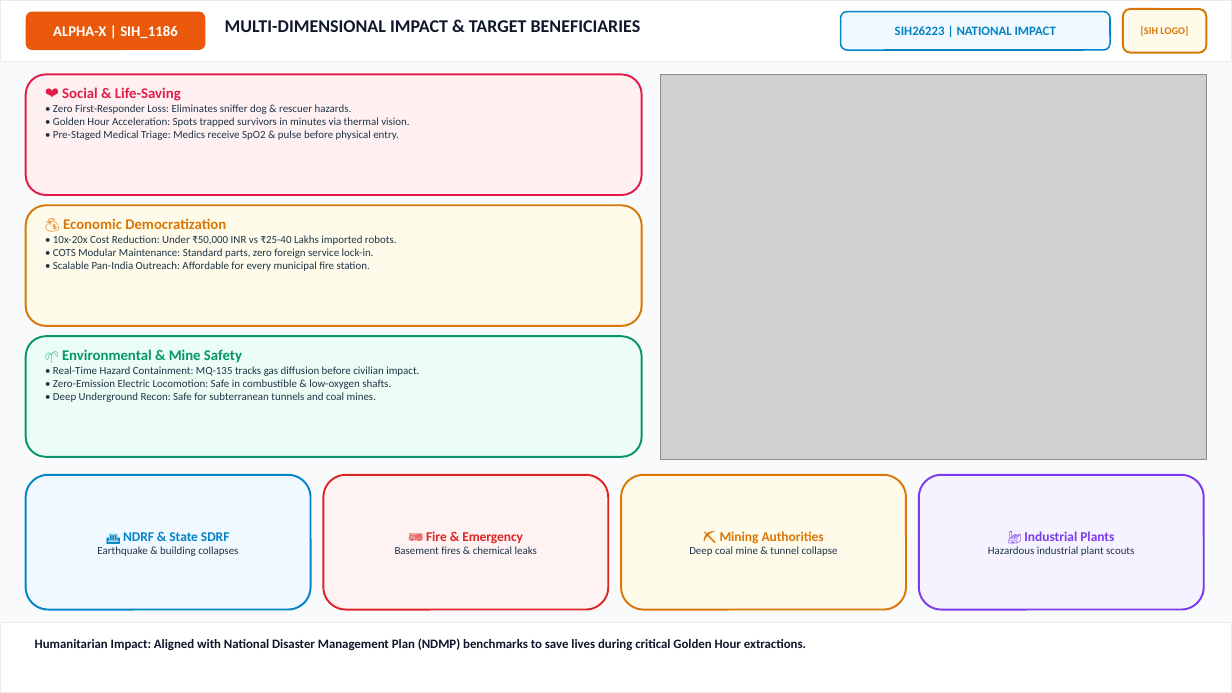
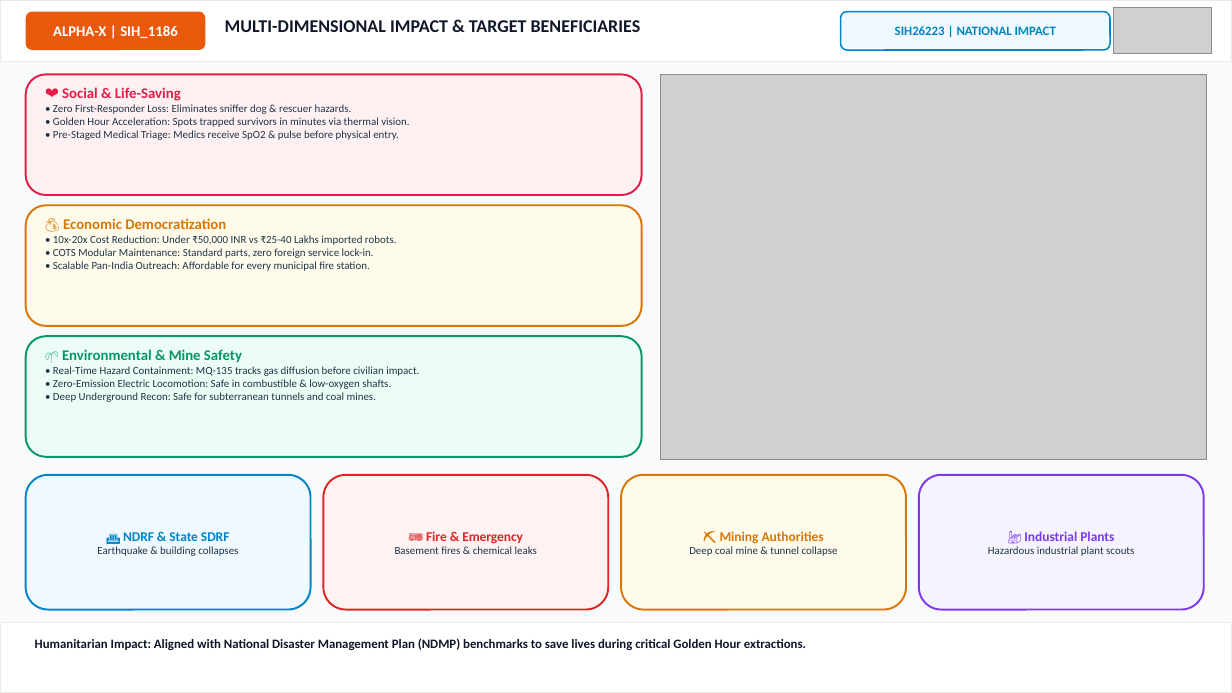
Before and after one commit to harshitsharma120109-web/ARIES-Search-Rescue-Rover, a slide deck: slide 5 of docs/sih/SIH2026_ARIES_LIGHT_THEME.pptx. Drawn at 1232x693 pixels with LibreOffice and Linux fonts; fonts in the diff are those of the drawing; grey boxes stand for pictures. Boxes give left, top, right and bottom in pixels: in the first picture for what was removed or moved away, otherwise in the second. Text is boxed around its words. In the diff, an @@ line names an element or a change of style, - is before the commit and + after.

```diff
--- a/docs/sih/SIH2026_ARIES_LIGHT_THEME.pptx
+++ b/docs/sih/SIH2026_ARIES_LIGHT_THEME.pptx
@@ picture added at [1115, 7, 1213, 54] @@
@@ rounded rectangle removed at [1123, 9, 1206, 53] @@
-[SIH LOGO]
```
Also in this commit, not shown: 5 other slides changed, 22 other files.
